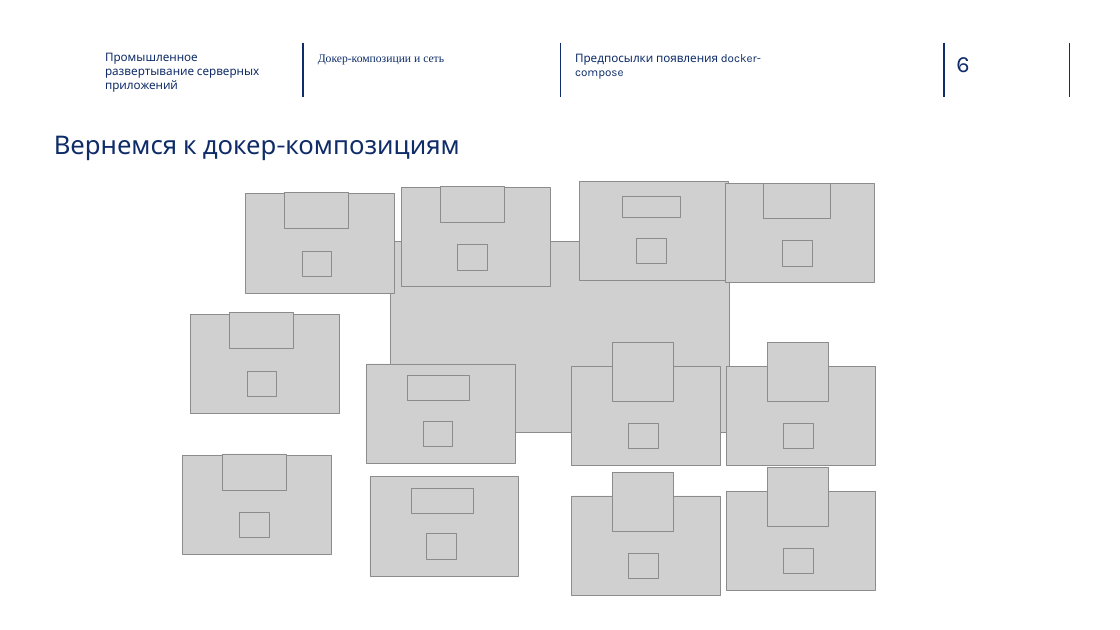
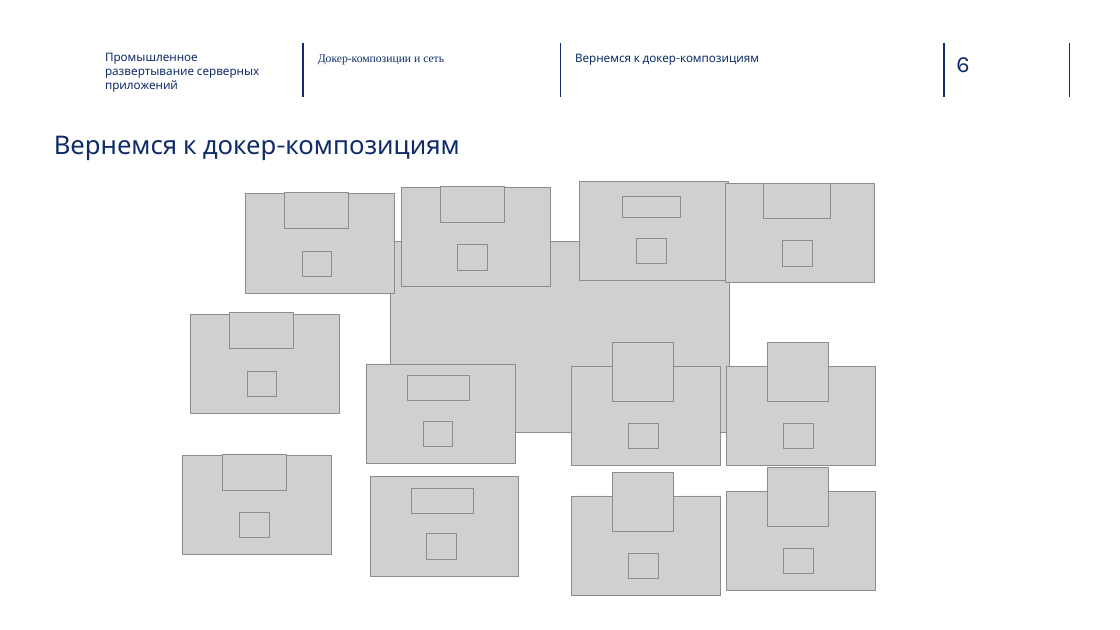
Before and after one commit to Vvil1568/ProductionServerAppDeployment, a slide deck: slide 6 of 2. Докер-композиции и сеть/presentation.pptx. Drawn at 1120x630 pixels with LibreOffice and Linux fonts; fonts in the diff are those of the drawing; grey boxes stand for pictures; background and template pictures are left out. Boxes give left, top, right and bottom in pixels: in the first picture for what was removed or moved away, otherwise in the second. Text is boxed around its words. In the diff, an @@ line names an element or a change of style, - is before the commit and + after.

```diff
--- a/2. Докер-композиции и сеть/presentation.pptx
+++ b/2. Докер-композиции и сеть/presentation.pptx
@@ text at [575, 53, 759, 65]: text changed @@
-Предпосылки появления docker-compose
+Вернемся к докер-композициям
```
Also in this commit, not shown: 16 other slides changed.
